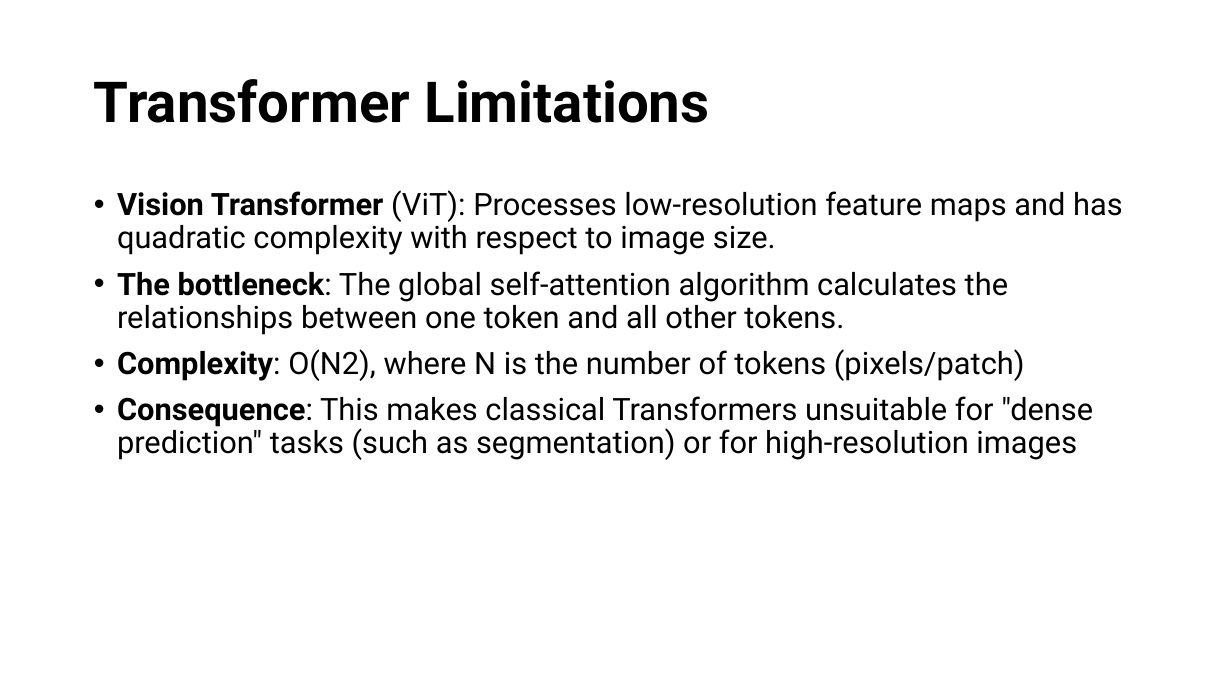
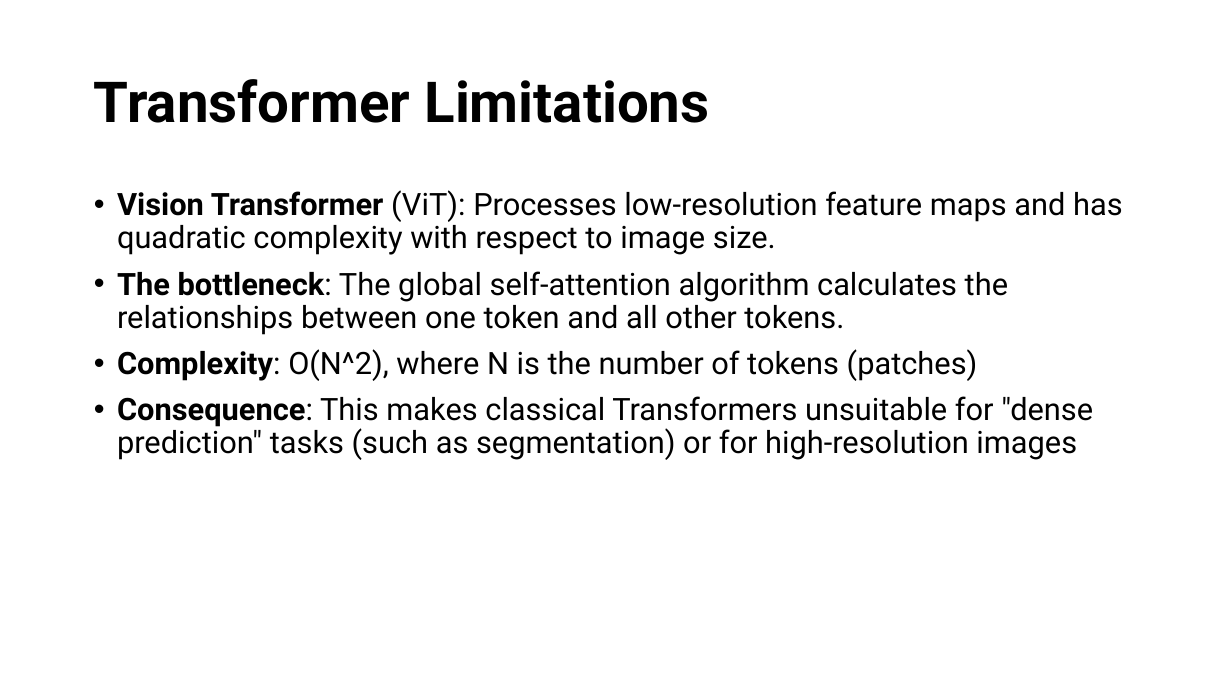
Before and after one commit to ma3ti/Swin-transformer-ChestXray, a slide deck: slide 3 of Swin.pptx. Drawn at 1232x693 pixels with LibreOffice and Linux fonts; fonts in the diff are those of the drawing. Boxes give left, top, right and bottom in pixels: in the first picture for what was removed or moved away, otherwise in the second. Text is boxed around its words. In the diff, an @@ line names an element or a change of style, - is before the commit and + after.

```diff
--- a/Swin.pptx
+++ b/Swin.pptx
@@ text at (117,349,978,381): text changed @@
-• Complexity: O(N2), where N is the number of tokens (pixels/patch)
+• Complexity: O(N^2), where N is the number of tokens (patches)
```
Also in this commit, not shown: 7 other slides changed, 3 slides added, 3 slides removed, 1 other file.
